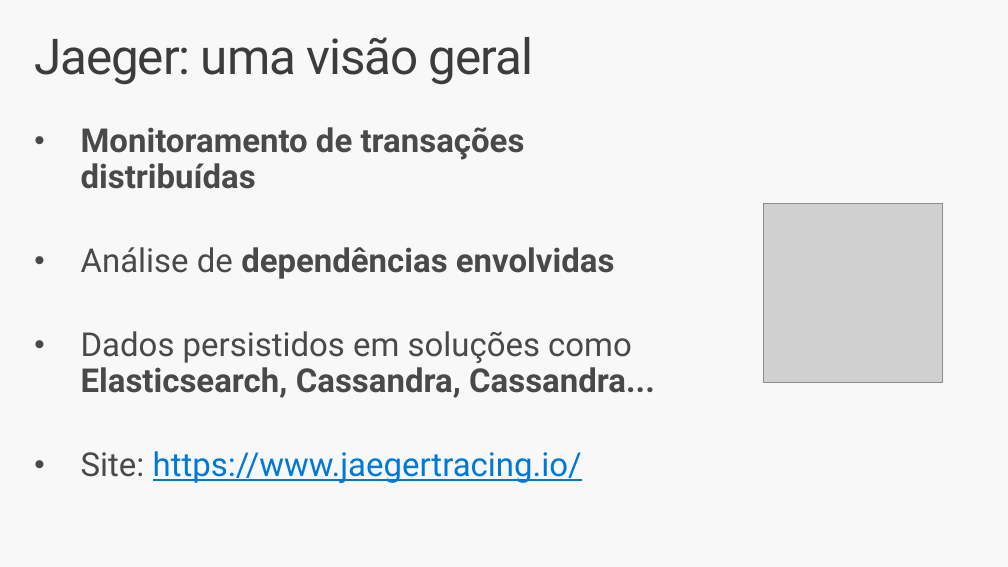
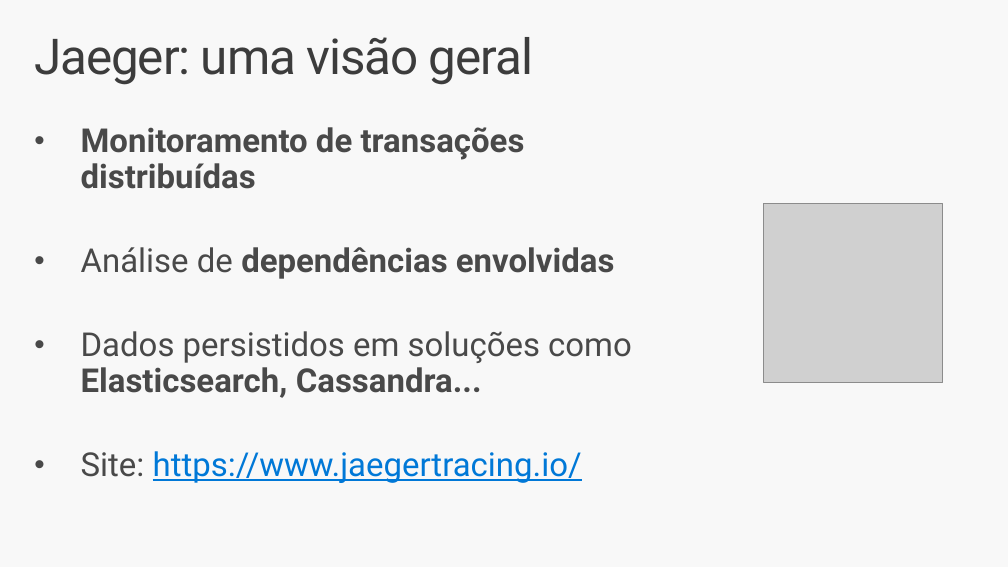
Before and after one commit to renatogroffe/OpenTelemetry_DevOpsExperience-2025-04, a slide deck: slide 16 of slides/OpenTelemetry 2025-04.pptx. Drawn at 1008x567 pixels with LibreOffice and Linux fonts; fonts in the diff are those of the drawing; grey boxes stand for pictures. Boxes give left, top, right and bottom in pixels: in the first picture for what was removed or moved away, otherwise in the second. Text is boxed around its words. In the diff, an @@ line names an element or a change of style, - is before the commit and + after.

```diff
--- a/slides/OpenTelemetry 2025-04.pptx
+++ b/slides/OpenTelemetry 2025-04.pptx
@@ text at [81,331,632,398]: text changed; bold off @@
-• Dados persistidos em soluções como Elasticsearch, Cassandra, Cassandra...
+• Dados persistidos em soluções como Elasticsearch, Cassandra...
```
Also in this commit, not shown: 1 other slide changed.
